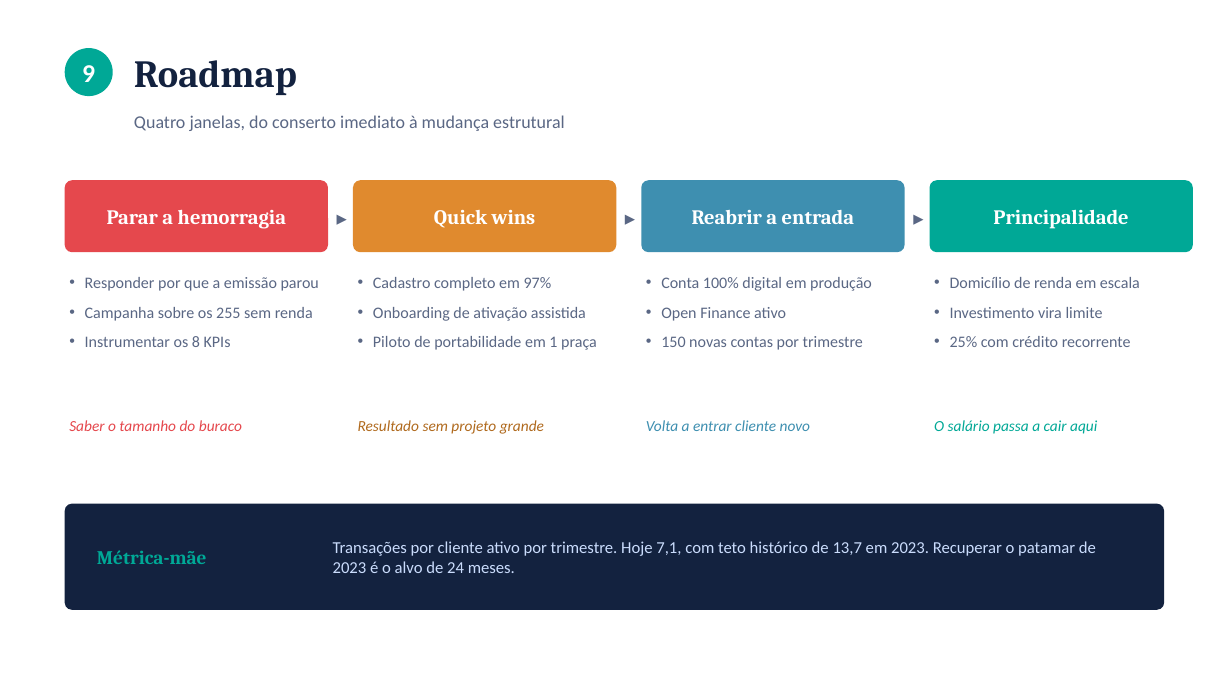
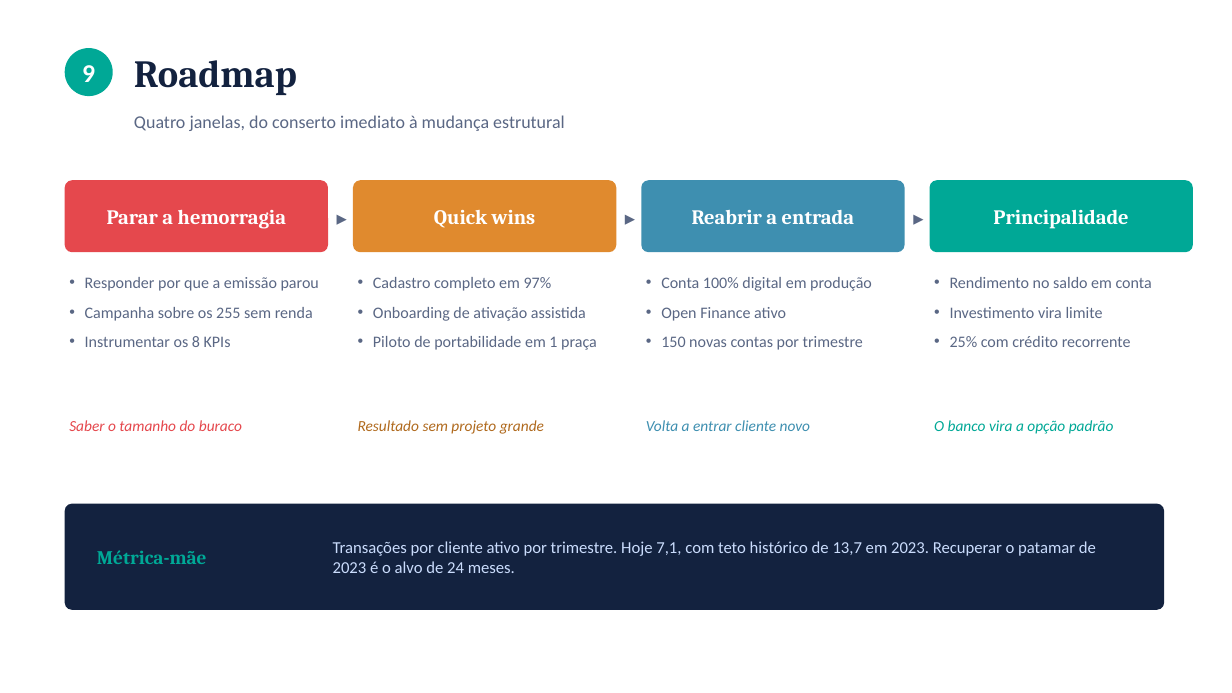
Before and after one commit to Kadayann/Master-Card-Challenge, a slide deck: slide 11 of Priceless_Bank_Apresentacao.pptx. Drawn at 1232x693 pixels with LibreOffice and Linux fonts; fonts in the diff are those of the drawing. Boxes give left, top, right and bottom in pixels: in the first picture for what was removed or moved away, otherwise in the second. Text is boxed around its words. In the diff, an @@ line names an element or a change of style, - is before the commit and + after.

```diff
--- a/Priceless_Bank_Apresentacao.pptx
+++ b/Priceless_Bank_Apresentacao.pptx
@@ text at box(950, 277, 1152, 288): text changed @@
-• Domicílio de renda em escala
+• Rendimento no saldo em conta
@@ text at box(934, 420, 1114, 434): text changed @@
-O salário passa a cair aqui
+O banco vira a opção padrão
```
Also in this commit, not shown: 1 other slide changed.
